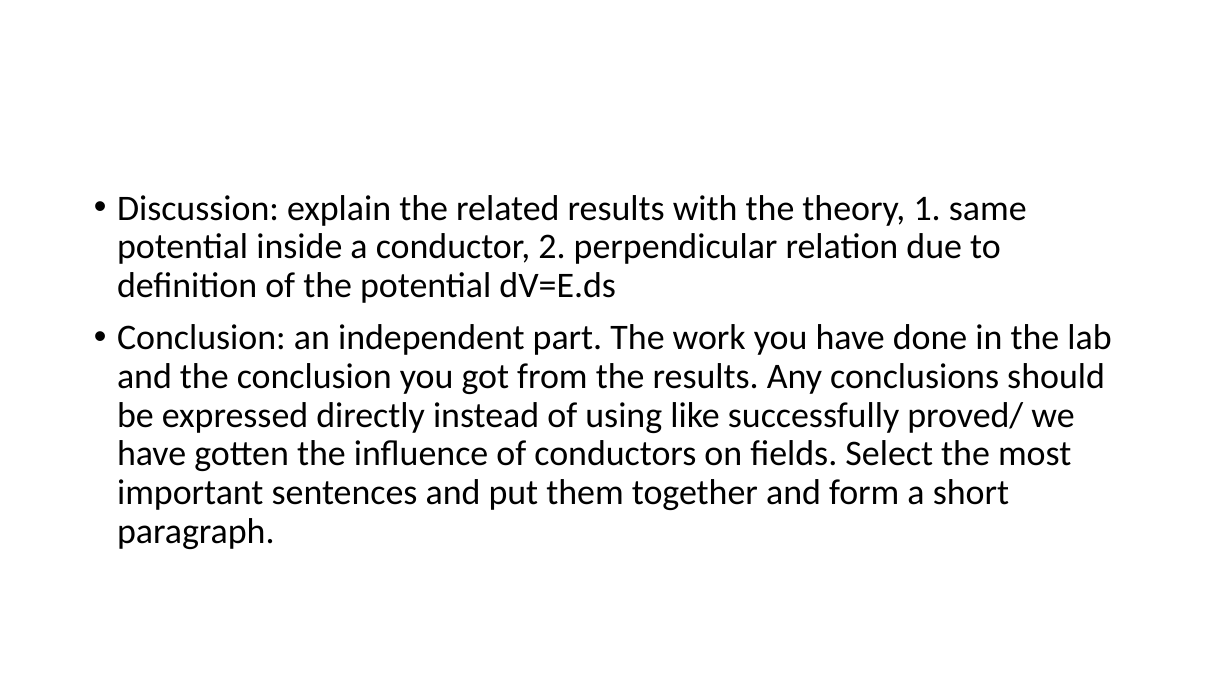
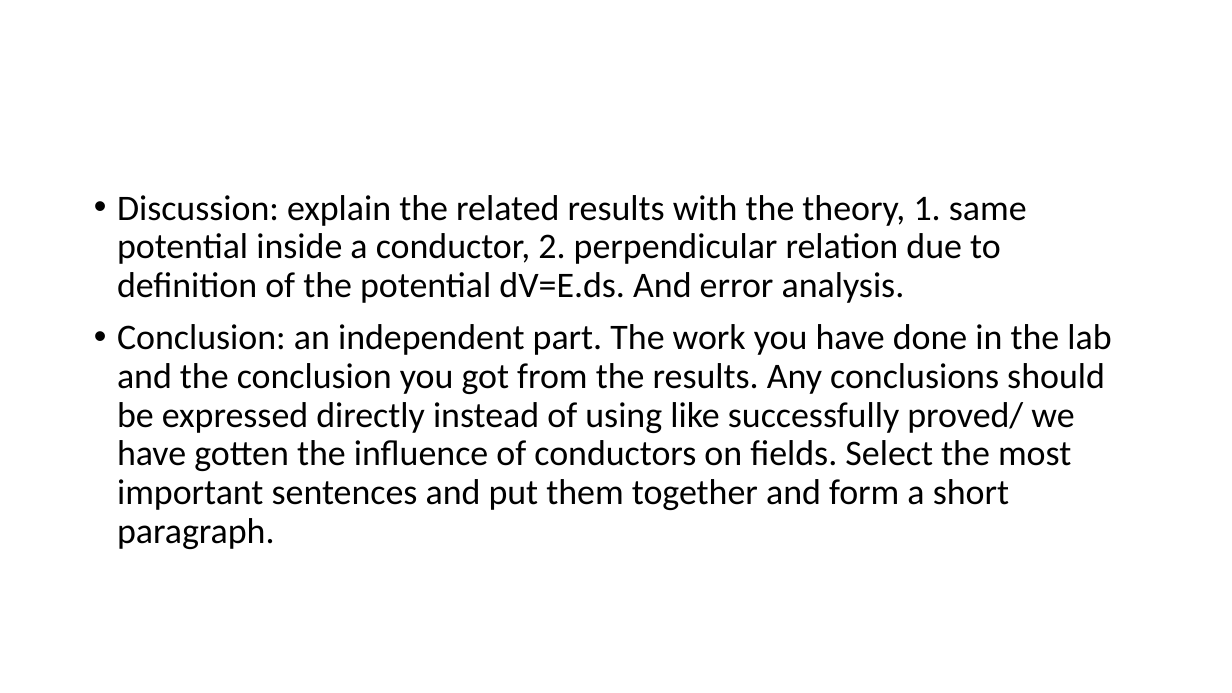
Before and after one commit to UML-Ionosphere-Plasmasphere-Modeling/Coupling-Model, a slide deck: slide 10 of Computational-books&papers/private/TA.pptx. Drawn at 1232x693 pixels with LibreOffice and Linux fonts; fonts in the diff are those of the drawing. Boxes give left, top, right and bottom in pixels: in the first picture for what was removed or moved away, otherwise in the second. Text is boxed around its words. In the diff, an @@ line names an element or a change of style, - is before the commit and + after.

```diff
--- a/Computational-books&papers/private/TA.pptx
+++ b/Computational-books&papers/private/TA.pptx
@@ text at (117,195,1027,303): text changed @@
-• Discussion: explain the related results with the theory, 1. same potential inside a conductor, 2. perpendicular relation due to definition of the potential dV=E.ds
+• Discussion: explain the related results with the theory, 1. same potential inside a conductor, 2. perpendicular relation due to definition of the potential dV=E.ds. And error analysis.
```
Also in this commit, not shown: 3 other slides changed, 1 slide added.
